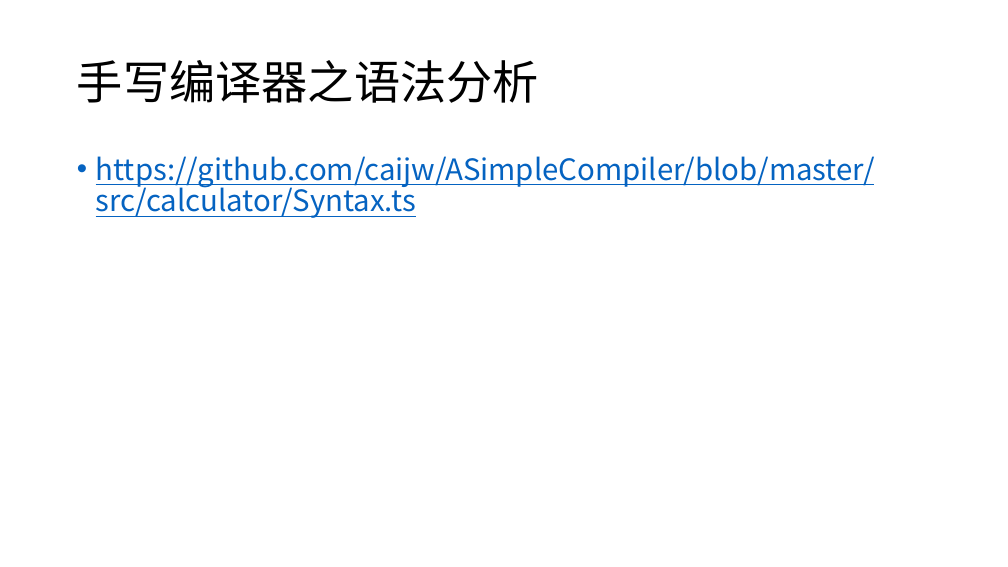
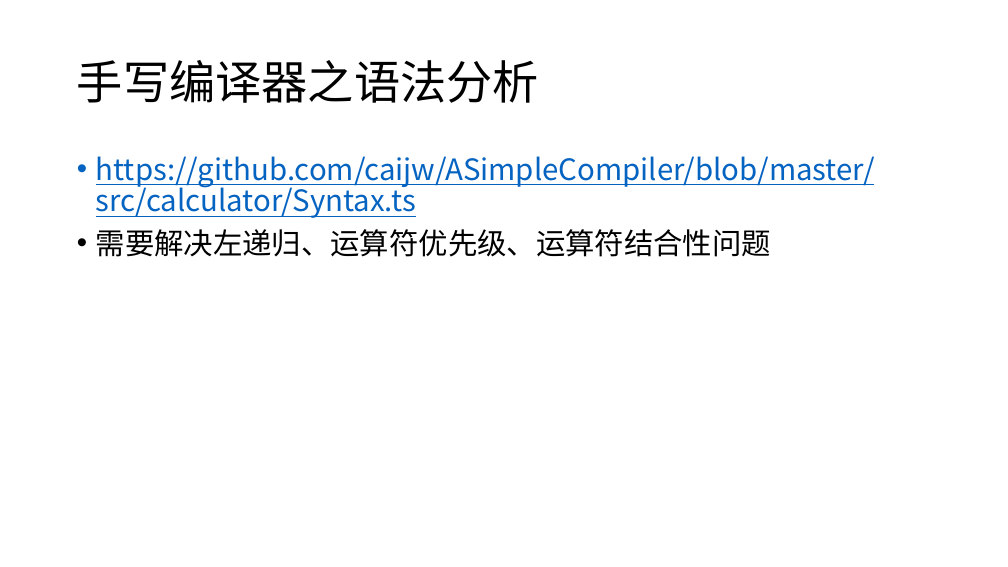
Before and after one commit to caijw/ASimpleCompiler, a slide deck: slide 8 of doc/talk.pptx. Drawn at 1008x567 pixels with LibreOffice and Linux fonts; fonts in the diff are those of the drawing. Boxes give left, top, right and bottom in pixels: in the first picture for what was removed or moved away, otherwise in the second. Text is boxed around its words. In the diff, an @@ line names an element or a change of style, - is before the commit and + after.

```diff
--- a/doc/talk.pptx
+++ b/doc/talk.pptx
@@ text at (96, 229, 771, 257): paragraph added @@
+• 需要解决左递归、运算符优先级、运算符结合性问题
```
Also in this commit, not shown: 6 slides added, 2 slides removed, 1 other file.
